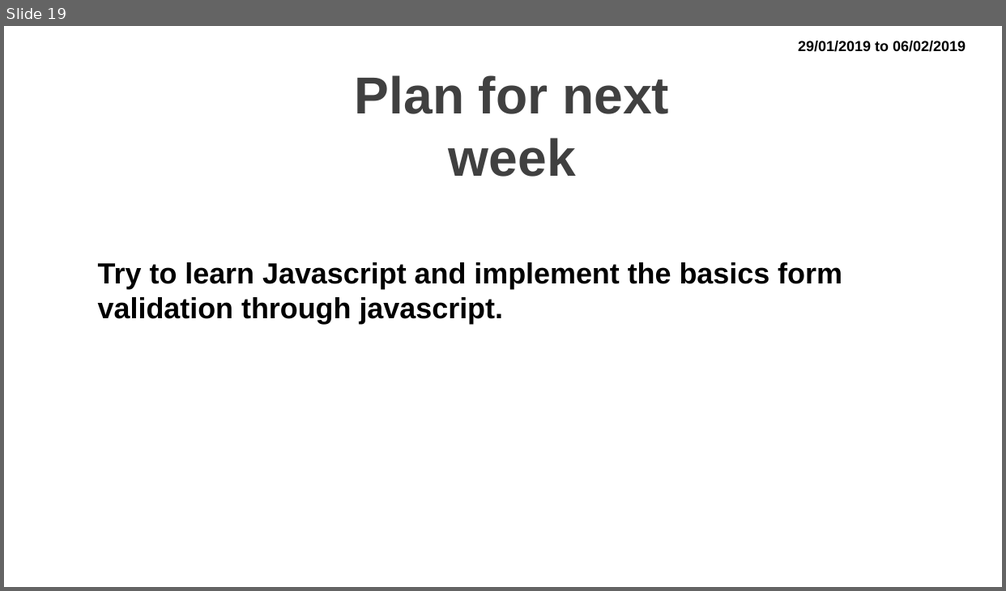
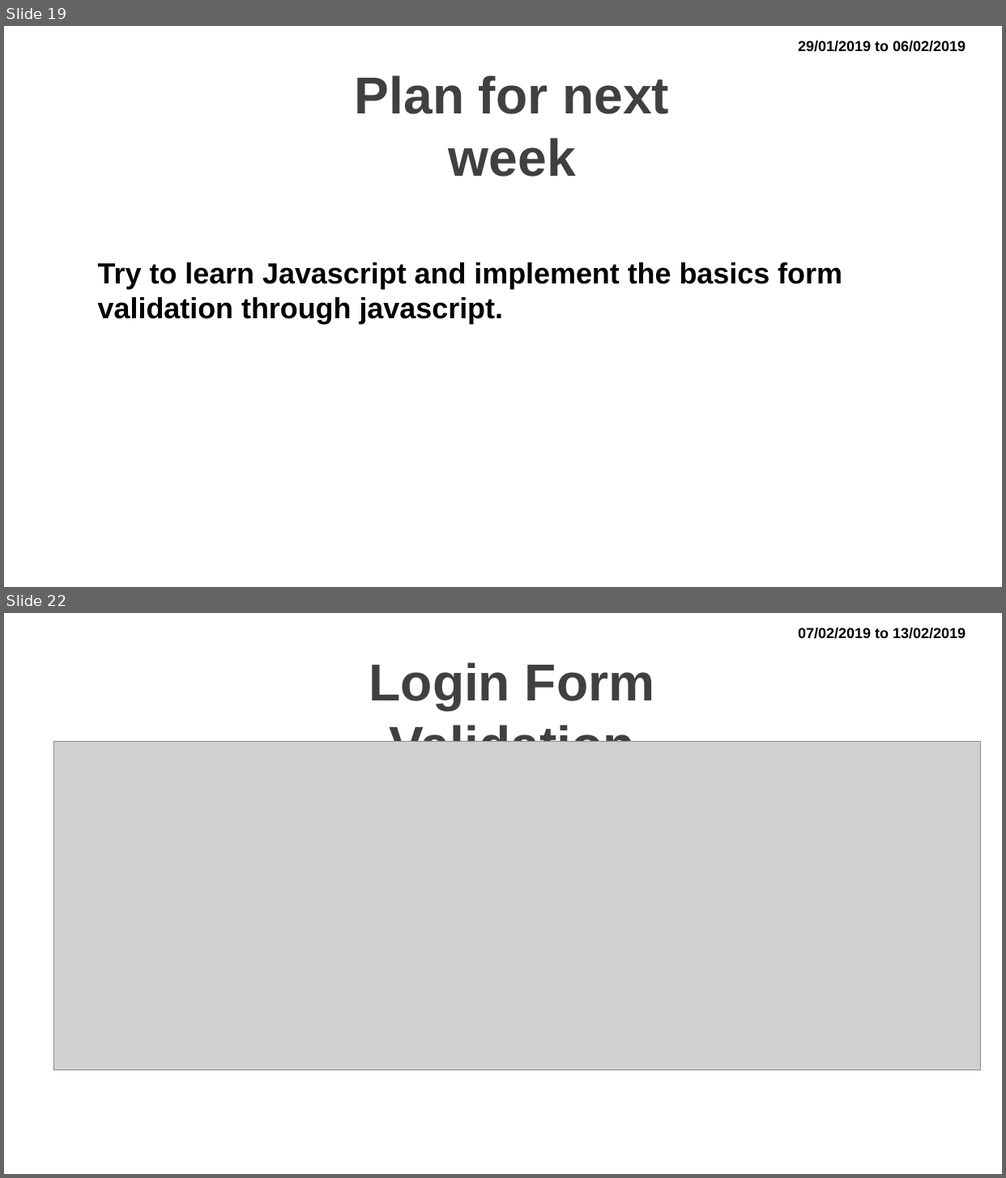
Before and after one commit to lostground97/WebD-Project, a slide deck: Presentation.pptx. Shown one above the other, each under a label of ours: slide 19 before the commit, slides 19 and 22 after it; the slides between them are not shown. The pictures are 1006x591 and 1006x1178 pixels, drawn with LibreOffice and Linux fonts; fonts in the diff are those of the drawing; grey boxes stand for pictures; background and template pictures are left out. Boxes give left, top, right and bottom in pixels: in the first picture for what was removed or moved away, otherwise in the second. Text is boxed around its words. In the diff, an @@ line names an element or a change of style, - is before the commit and + after.

```diff
--- a/Presentation.pptx
+++ b/Presentation.pptx
@@ slide 22 added at (4,613,1002,1174), background picture (left out) @@
@@ text added at (798,628,965,639), 14 pt, text #000000, bold @@
+07/02/2019 to 13/02/2019
@@ text added at (369,662,654,742), 50 pt, text pattern #808080 on #404040, bold @@
+Login Form Validation
@@ picture added at (53,742,980,1071) @@
```
Also in this commit, not shown: 5 other slides added, 4 other files.
